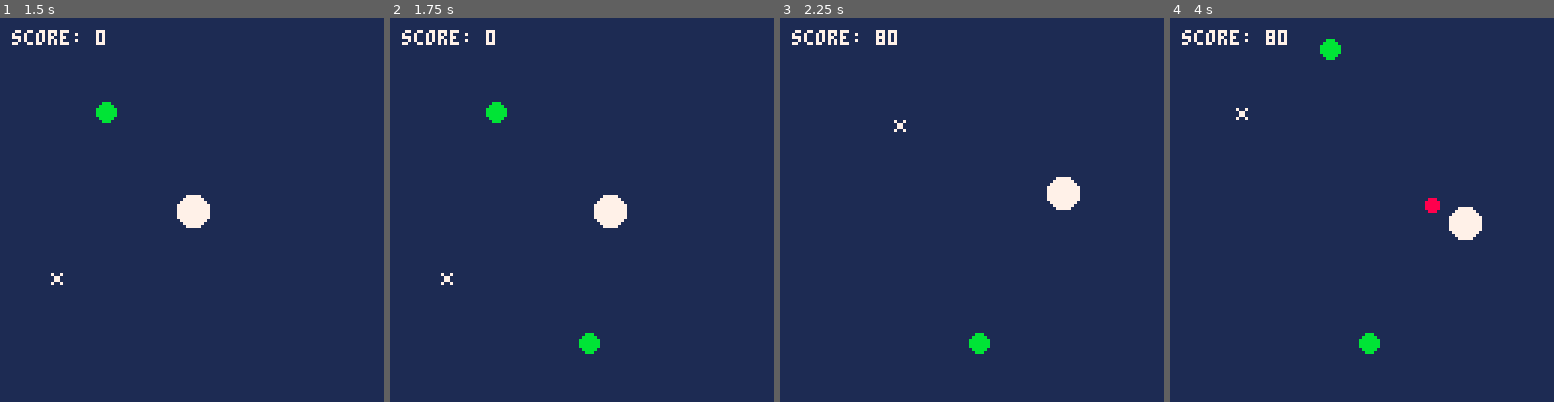
Above: before the commit, frames 1-4 (left to right).
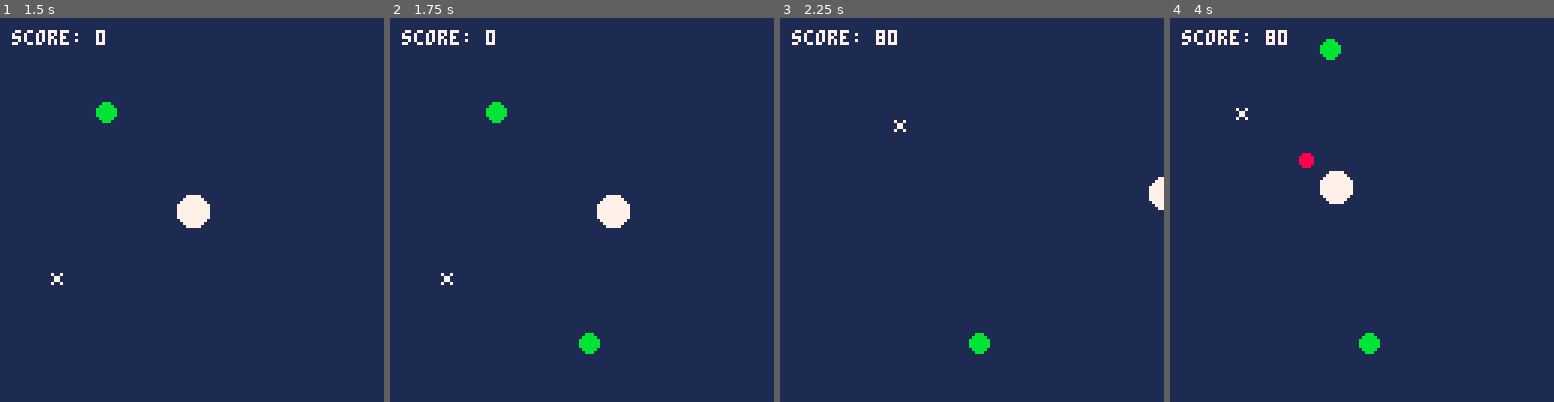
Above: after the commit, the same moments.

Repository: th3n3rd/pico8-games
Game: PICO-8 cartridge point-and-shoot.p8
The game is run twice, just before and just after one commit, with the same random seed, the same clock (stepped at 60 frames per second) and the same inputs.
Inputs (mouse positions are in pixels of both pictures, inside the frame that each line leads up to):
- Up to frame 1 (1.5 s): tap X (X key) at 0.33, 1.07 s; click (280, 121) at 0.67 s; tap O (Z key) at 0.7 s; click (46, 267) at 1.22 s
- Up to frame 2 (1.75 s): hold Right from 1.6 s (still down); tap O (Z key) at 1.7 s
- Up to frame 3 (2.25 s): click (887, 114) at 1.77 s; tap X (X key) at 1.85 s; release Right at 2.1 s; tap O (Z key) at 2.1 s; hold Up from 2.15 s (still down)
- Up to frame 4 (4 s): click (1342, 259) at 2.32 s; release Up at 2.42 s; hold Right 2.47-3.03 s; tap O (Z key) every 0.4 s from 2.5 to 3.7 s; click (1404, 106) at 2.87 s; tap X (X key) at 2.97 s; hold Left 3.08-3.58 s; click (1465, 256) at 3.42 s; hold Down 3.63-3.97 s; click (1231, 102) at 3.97 s

Frame 1 is identical in both runs. In frame 2, 0.1% of the frame differs, in the area x 53-63%, y 46-55%; in frame 3, 0.9%; in frame 4, 1.4%, in the area x 33-82%, y 35-58%.

Commit message:
Apply advanced movements to the player, i.e. using acceleration and friction

Diff:
--- a/point-and-shoot.p8
+++ b/point-and-shoot.p8
@@ -50,6 +50,7 @@
 
 sprite_size = 8
 sprite_half_size = 4
+friction = 0.90
 
 class = {}
 
@@ -122,6 +123,9 @@
 
 player = entity:extend({
     size = 1,
+    dx = 0,
+    dy = 0,
+    accel = 0.3,
     crosshair = crosshair:new(),
     bullets = {},
     trace = false,
@@ -149,10 +153,16 @@
 -- player
 
 function player:update(targets, score)
-    if (btn(⬆️) or wasd:btn(⬆️)) self.y -= 1
-    if (btn(⬇️) or wasd:btn(⬇️)) self.y += 1
-    if (btn(⬅️) or wasd:btn(⬅️)) self.x -= 1
-    if (btn(➡️) or wasd:btn(➡️)) self.x += 1
+    self.dx *= friction
+    self.dy *= friction
+
+    if (btn(⬆️) or wasd:btn(⬆️)) self.dy -= self.accel
+    if (btn(⬇️) or wasd:btn(⬇️)) self.dy += self.accel
+    if (btn(⬅️) or wasd:btn(⬅️)) self.dx -= self.accel
+    if (btn(➡️) or wasd:btn(➡️)) self.dx += self.accel
+
+    self.x += self.dx
+    self.y += self.dy
 
     self:boxed()
     self.crosshair:update()
